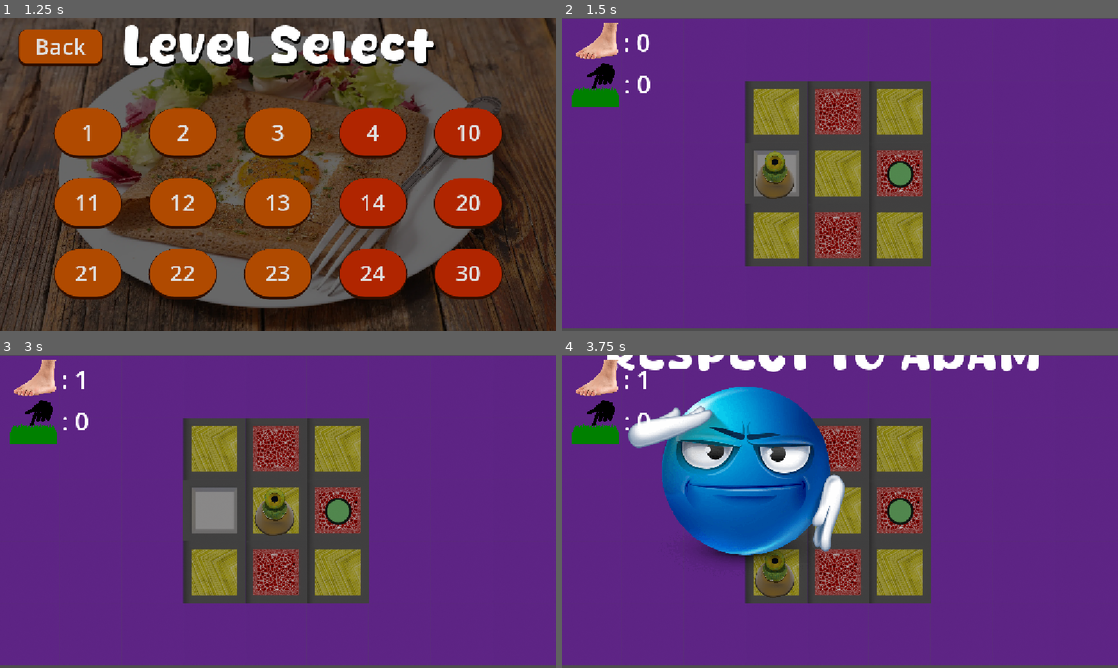
Above: before the commit, frames 1-4 (two rows, left to right).
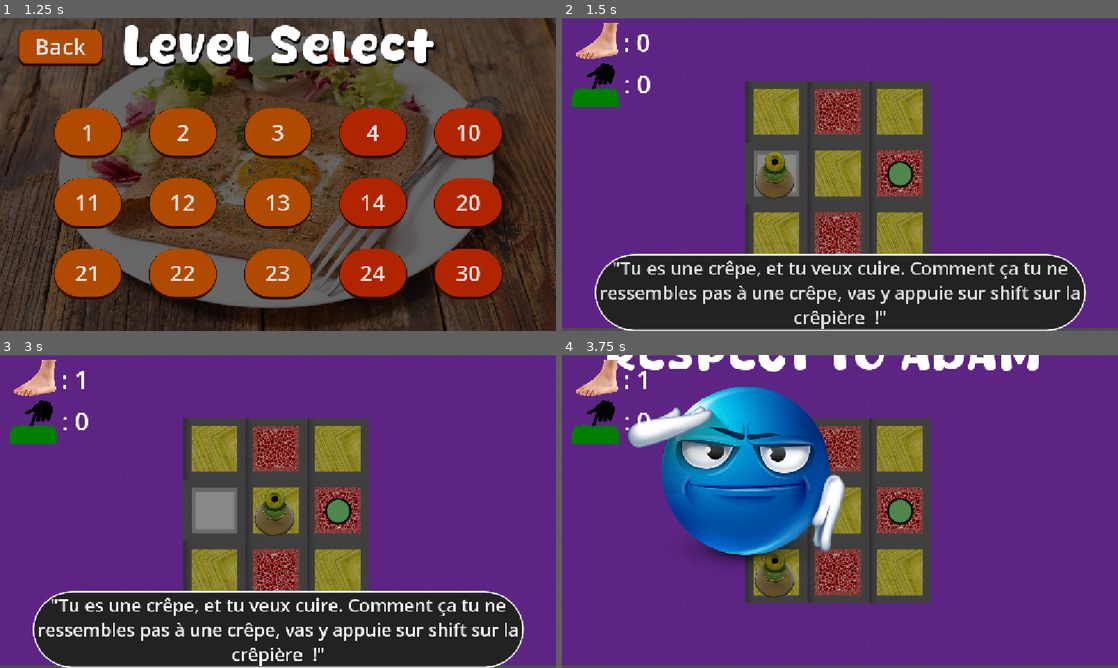
Above: after the commit, the same moments.

Repository: Crizomb/TrucMhajong
Game: Godot game, scene res://scenes/menus/main_menu.tscn
The game is run twice, just before and just after one commit, with the same random seed, the same clock (stepped at 60 frames per second) and the same inputs.
Inputs (mouse positions are in pixels of both pictures, inside the frame that each line leads up to):
- Up to frame 1 (1.25 s): click "Start" at 0.5 s
- Up to frame 2 (1.5 s): click "1" at 1.25 s
- Up to frame 3 (3 s): click (278, 630) at 2 s, where only the run after the commit has a clickable "'Tu es une crêpe, et tu veux …"; tap Enter at 2.75 s; hold D (Right) from 2.78 s (still down); tap K (MaSuperActionDeTest) at 2.85 s
- Up to frame 4 (3.75 s): tap R (Restart) at 3.5 s; release D (Right) at 3.53 s; hold S (Down) from 3.53 s (still down); tap L (RespectToAdam) at 3.6 s

Frame 1 is identical in both runs. In frame 2, 21% of the frame differs, in the area x 5-95%, y 75-100%; in frame 3, 21%; in frame 4, nothing differs.

Commit message:
all messages working up to 11 for some reason

Diff:
--- a/entities/naration/label.gd
+++ b/entities/naration/label.gd
@@ -35,9 +35,11 @@
 
 # Called when the node enters the scene tree for the first time.
 func _ready() -> void:
-	print("label is ready")
-	button.text = "non vide"
 	button.visible = false
+	if Global.s != "":
+		await get_tree().create_timer(0.1).timeout
+		show_text(Global.s, Global.time)
+	Global.s = ""
 	Global.naration_label.connect(_on_naration_label)
 
 # Called every frame. 'delta' is the elapsed time since the previous frame.
@@ -54,9 +56,10 @@
 
 func _on_naration_label(t : Global.DeathReason):
 	var metadata = naration_dict.get(t, naration_dict[Global.DeathReason.UNKNOWN])
+	Global.s = metadata[0]
+	Global.time = 3
 	var audio = metadata[1]
 	if audio:
 		audio.play()
 	else:
 		print("No audio for this death")
-	show_text(metadata[0], 3)
--- a/entities/naration/naration.tscn
+++ b/entities/naration/naration.tscn
@@ -33,9 +33,9 @@
 anchor_top = 0.5
 anchor_right = 0.5
 anchor_bottom = 0.5
-offset_left = -394.25
+offset_left = -508.0
 offset_top = 188.0
-offset_right = 394.25
+offset_right = 509.25
 offset_bottom = 301.0
 grow_horizontal = 2
 grow_vertical = 2
--- a/global.gd
+++ b/global.gd
@@ -16,6 +16,8 @@
 var movement_counter : int = 0
 var kill_counter : int = 0
 var crouched : bool = false
+var s : String = ""
+var time : int = 3
 
 var reasons_counters : Array[int] = []; # Stocker les messages déjà envoyés
 # Et exemple d'accès dans entities/super_label_moche_test/label_moche.gd
--- a/project.godot
+++ b/project.godot
@@ -19,7 +19,6 @@
 
 Global="*uid://di2h1hd30mcdx"
 Naration="*uid://bef70jq2kewgg"
-PauseMenu="*uid://cssw0ur576jgh"
 MusicManager="*uid://b14x7kgxcjilk"
 
 [display]
